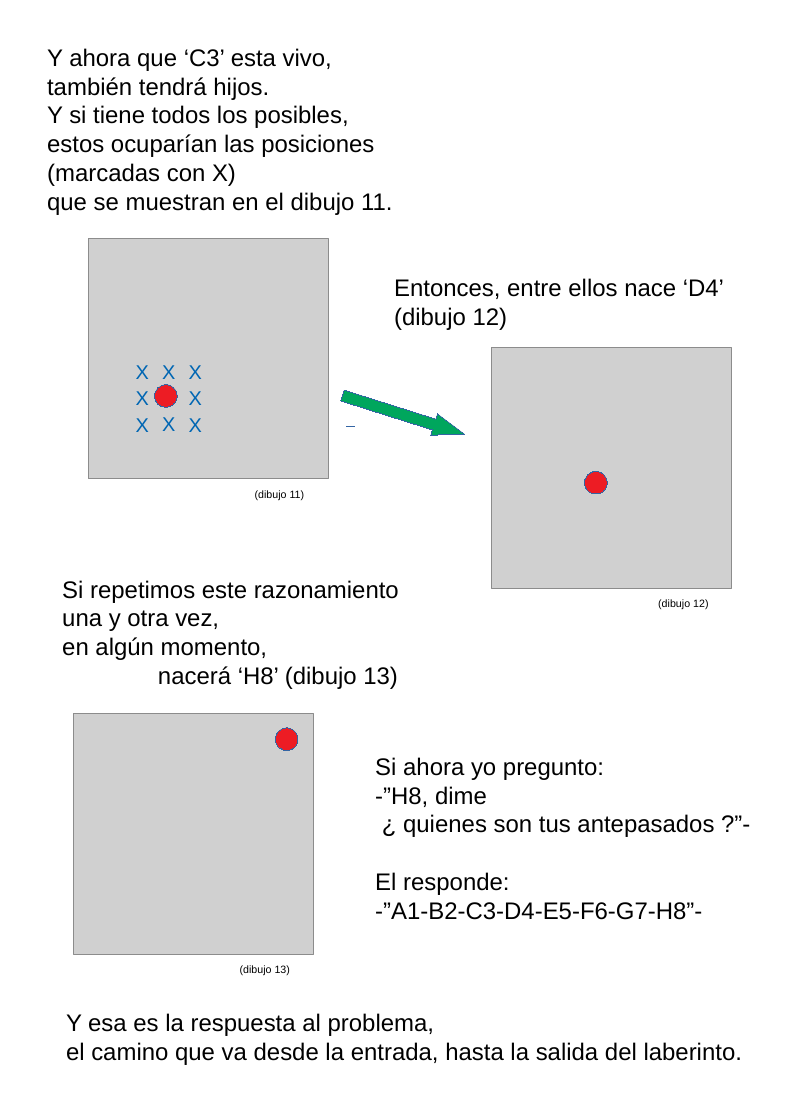
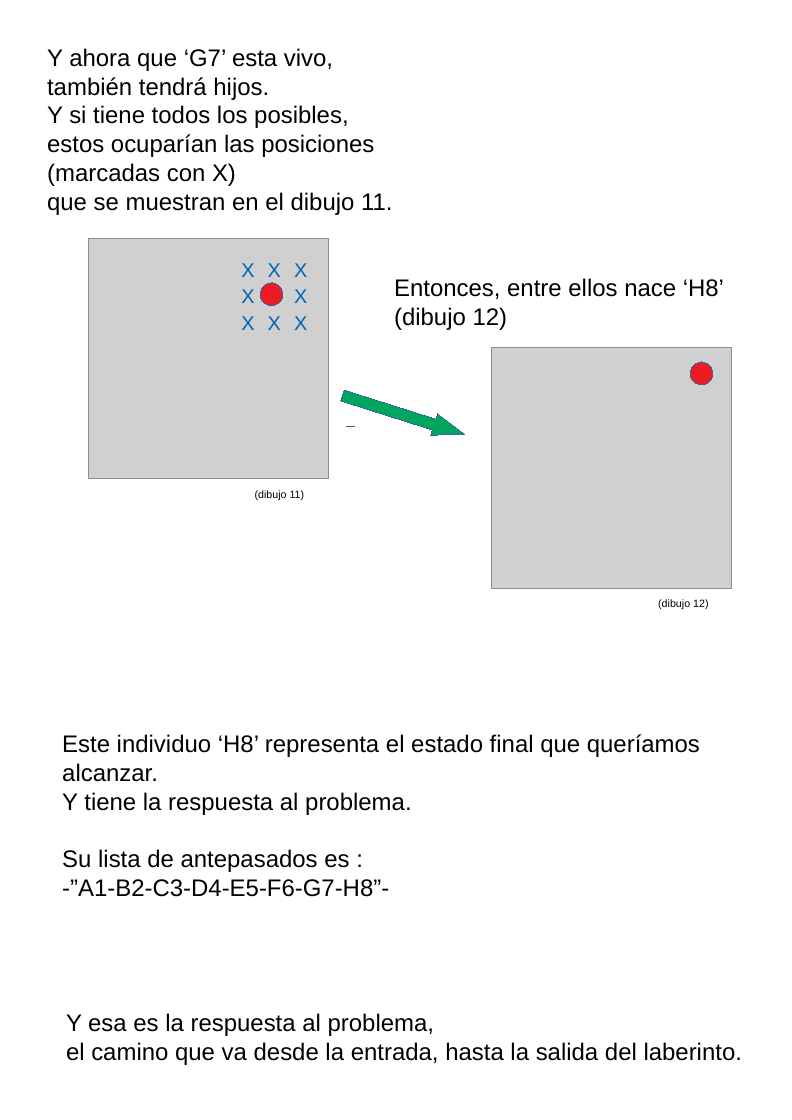
Before and after one commit to fabhrius/La-Cosa, a slide deck: slide 9 of capitulos/Resolver un problema simple/Resolviendo un problema simple.odp. Drawn at 792x1120 pixels with LibreOffice and Linux fonts; fonts in the diff are those of the drawing; grey boxes stand for pictures. Boxes give left, top, right and bottom in pixels: in the first picture for what was removed or moved away, otherwise in the second. Text is boxed around its words. In the diff, an @@ line names an element or a change of style, - is before the commit and + after.

Commit message:
problema simple - slides

```diff
--- a/capitulos/Resolver un problema simple/Resolviendo un problema simple.odp
+++ b/capitulos/Resolver un problema simple/Resolviendo un problema simple.odp
@@ text at <box>47,48,333,71</box>: text changed @@
-Y ahora que ‘C3’ esta vivo,
+Y ahora que ‘G7’ esta vivo,
@@ text "X": place and size @@
-text "X" at <box>189,418,202,432</box>
+text "X" at <box>241,263,254,277</box>
@@ text "X": place and size @@
-text "X" at <box>162,417,175,431</box>
+text "X" at <box>268,263,281,277</box>
@@ text "X": place and size @@
-text "X" at <box>136,391,149,405</box>
+text "X" at <box>294,263,307,277</box>
@@ text "X": place and size @@
-text "X" at <box>189,391,202,405</box>
+text "X" at <box>241,289,254,303</box>
@@ ellipse: place and size @@
-ellipse at <box>154,385,177,408</box>
+ellipse at <box>260,283,283,305</box>
@@ text "X": place and size @@
-text "X" at <box>136,418,149,432</box>
+text "X" at <box>294,289,307,303</box>
@@ text at <box>394,278,724,299</box>: text changed @@
-Entonces, entre ellos nace ‘D4’
+Entonces, entre ellos nace ‘H8’
@@ text "X": place and size @@
-text "X" at <box>189,365,202,379</box>
+text "X" at <box>241,316,254,330</box>
@@ text "X": place and size @@
-text "X" at <box>162,365,175,379</box>
+text "X" at <box>268,316,281,330</box>
@@ text "X": place and size @@
-text "X" at <box>136,365,149,379</box>
+text "X" at <box>294,316,307,330</box>
@@ ellipse: place and size @@
-ellipse at <box>584,471,607,494</box>
+ellipse at <box>690,362,713,385</box>
@@ text removed at <box>62,580,399,689</box> @@
-Si repetimos este razonamiento una y otra vez,
-en algún momento,
-nacerá ‘H8’ (dibujo 13)
@@ picture removed at <box>73,713,313,954</box> @@
@@ text "Este individuo ‘H8’ representa el ...": place and size @@
-text "Este individuo ‘H8’ representa el ..." at <box>375,757,714,920</box>
+text "Este individuo ‘H8’ representa el ..." at <box>62,734,700,897</box>
@@ text at <box>62,734,700,872</box>: text changed @@
-Si ahora yo pregunto:
--”H8, dime
-¿ quienes son tus antepasados ?”-
-El responde:
+Este individuo ‘H8’ representa el estado final que queríamos alcanzar.
+Y tiene la respuesta al problema.
+Su lista de antepasados es :
@@ ellipse removed at <box>275,728,298,751</box> @@
@@ text removed at <box>240,965,290,975</box> @@
-(dibujo 13)
```
Also in this commit, not shown: 1 other slide changed, 5 slides added, 1 slide removed, 1 other file.
